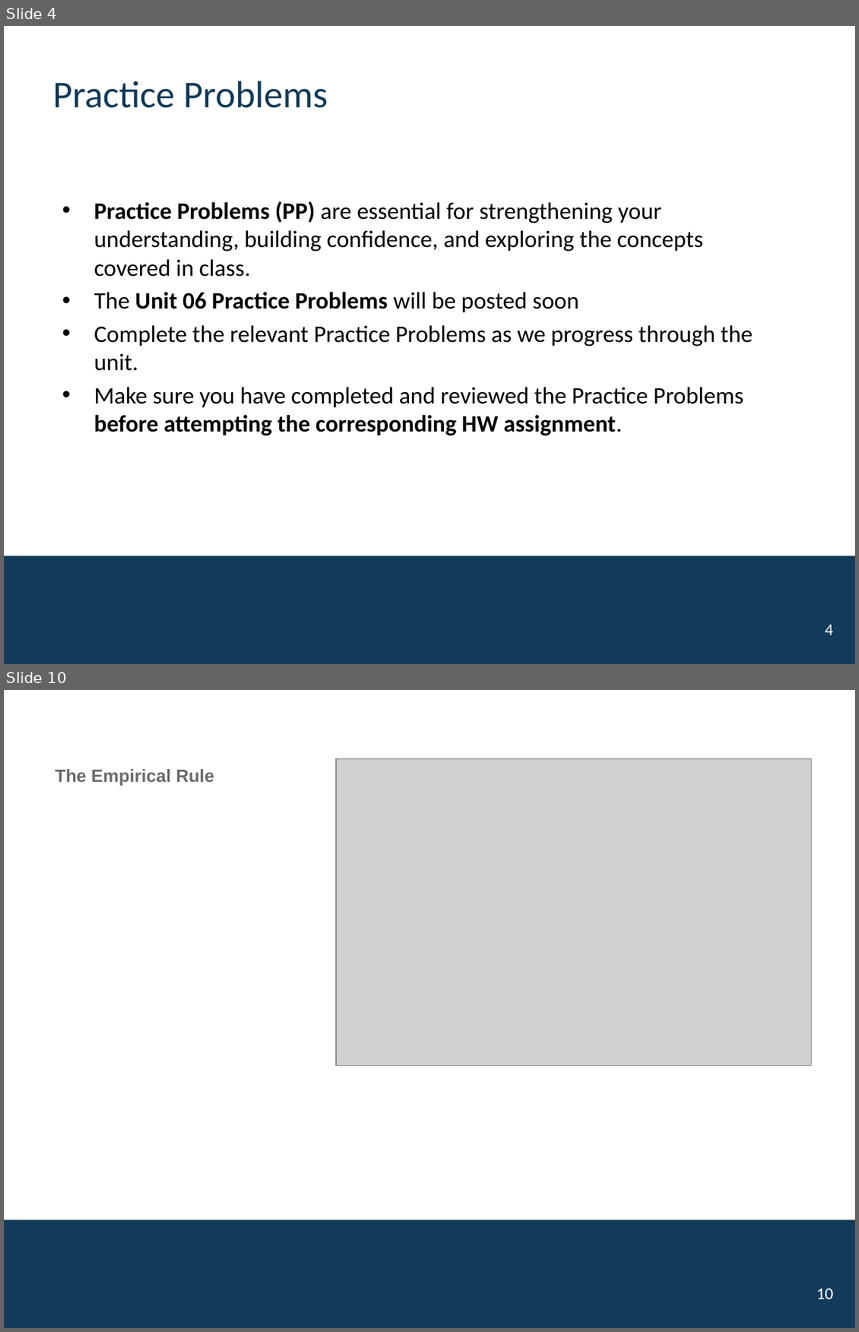
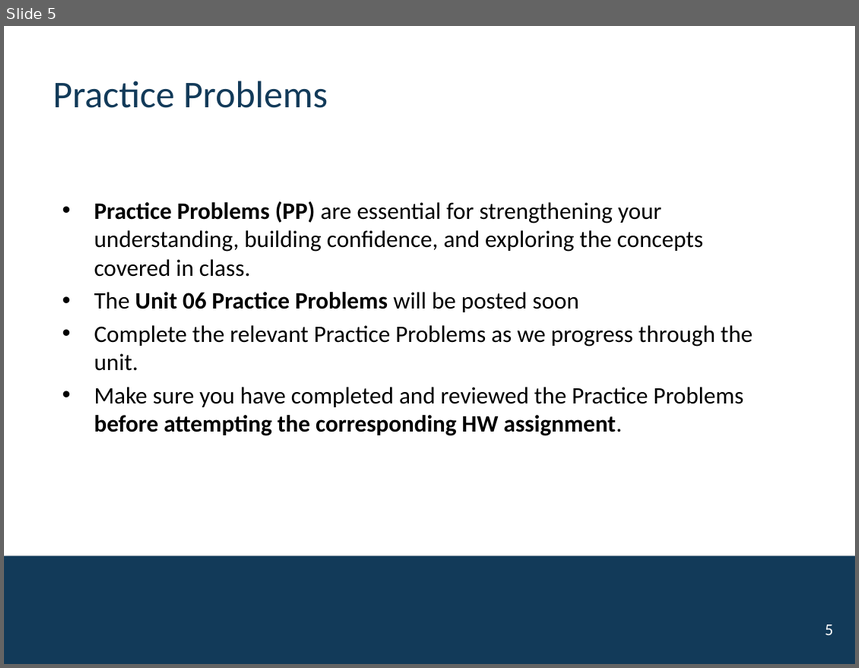
Before and after one commit to mutasim221B/CWRU-STAT-312-Fall-26, a slide deck: docs/activities/Unit-06-Normal-CTL.pptx. Shown one above the other, each under a label of ours: slides 4 and 10 before the commit, slide 5 after it; the slides between them are not shown. The pictures are 859x1332 and 859x668 pixels, drawn with LibreOffice and Linux fonts; fonts in the diff are those of the drawing; grey boxes stand for pictures; background and template pictures are left out. Boxes give left, top, right and bottom in pixels: in the first picture for what was removed or moved away, otherwise in the second. Text is boxed around its words. In the diff, an @@ line names an element or a change of style, - is before the commit and + after.

```diff
--- a/docs/activities/Unit-06-Normal-CTL.pptx
+++ b/docs/activities/Unit-06-Normal-CTL.pptx
@@ slide 10 removed at (4,690,855,1328), background #FFFFFF; not listed: 1 template element that a slide beside it also shows @@
@@ title removed at (55,769,214,786) @@
-The Empirical Rule
@@ picture removed at (336,759,811,1066) @@
@@ page number removed at (816,1289,833,1300) @@
-10
@@ what was slide 4 is now slide 5 @@
@@ page number at (825,625,833,636): text changed @@
-4
+5
```
Also in this commit, not shown: 1 slide changed, 9 other slides removed, 15 other files.
